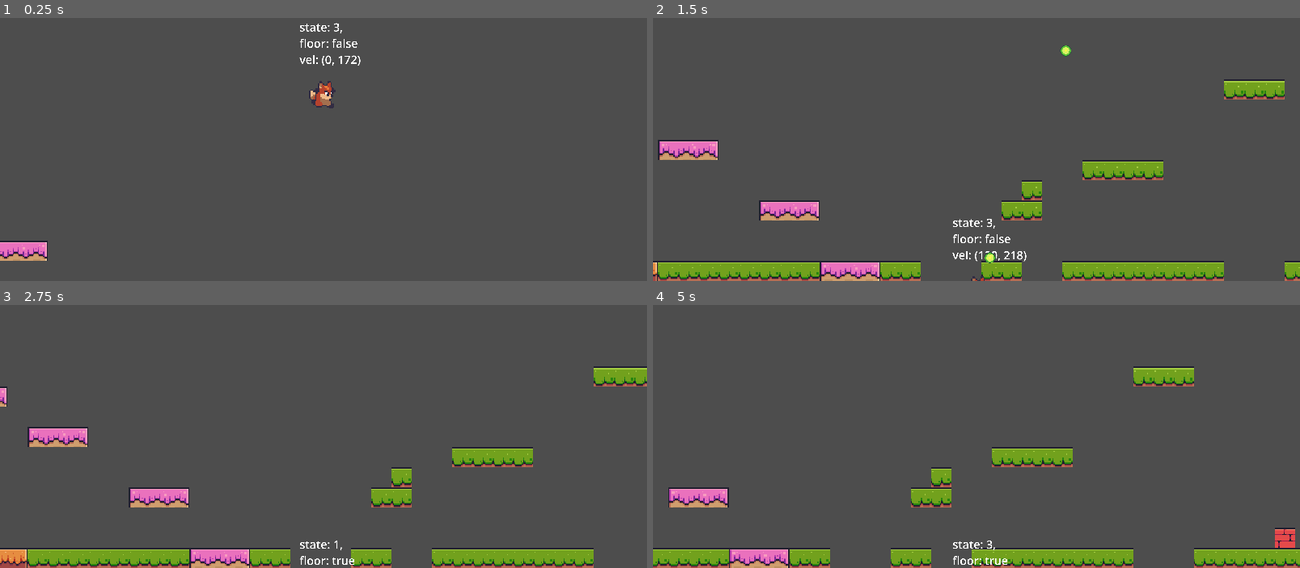
Above: before the commit, frames 1-4 (two rows, left to right).
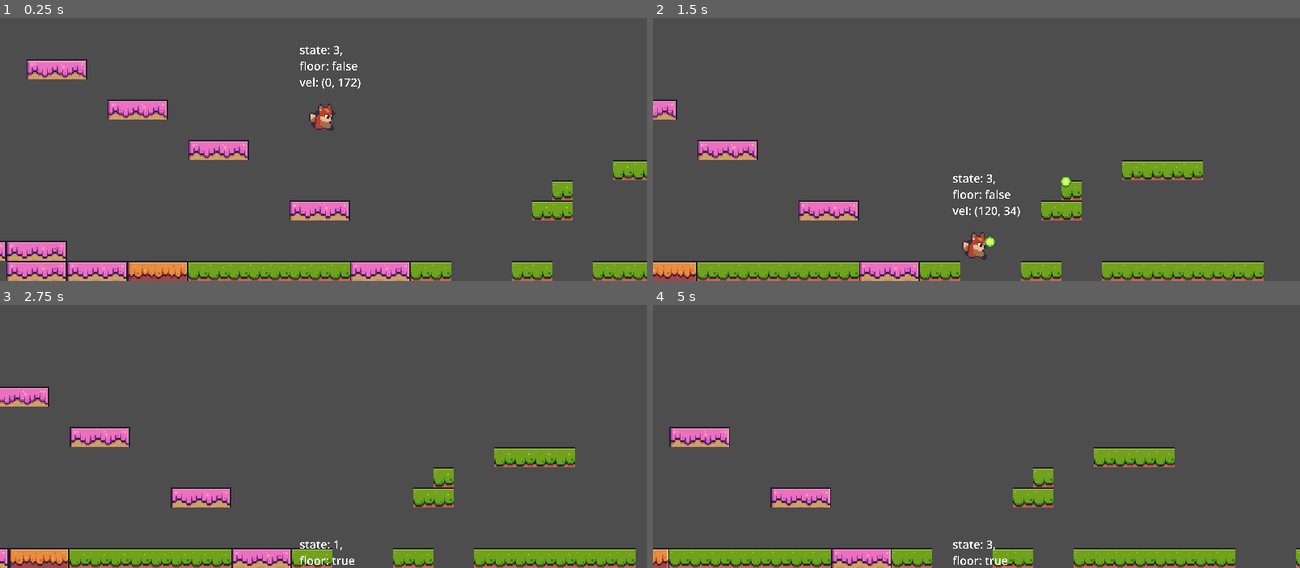
Above: after the commit, the same moments.

Repository: justknick/FoxyAntics
Game: Godot game, scene res://scenes/level_base/level_base.tscn
The game is run twice, just before and just after one commit, with the same random seed, the same clock (stepped at 60 frames per second) and the same inputs.
Inputs:
- Up to frame 1 (0.25 s): no input
- Up to frame 2 (1.5 s): hold D (right) from 0.53 s (still down); tap Ctrl (shoot) at 0.6, 1.35 s; tap Space (jump) at 0.77 s
- Up to frame 3 (2.75 s): tap Space (jump) at 1.52 s; release D (right) at 2.03 s; hold A (left) from 2.03 s (still down); tap Ctrl (shoot) at 2.1 s
- Up to frame 4 (5 s): release A (left) at 2.78 s; hold D (right) 2.78-4.28 s; tap Ctrl (shoot) at 2.85, 3.6, 4.35 s; tap Space (jump) at 3.02, 3.77, 4.52 s; hold A (left) from 4.28 s (still down)

The runs differ from the first frame. In frame 1, 12% of the frame differs, in the area x 0-100%, y 1-100%; in frame 2, 11%; in frame 3, 10%; in frame 4, 11%.

Commit message:
Section 141.15 - Enemy Base Scene // created enemy_base scene

Diff:
--- /dev/null
+++ b/scenes/enemy/enemy_base.gd
@@ -0,0 +1,33 @@
+extends CharacterBody2D
+
+class_name EnemyBase
+
+const OFF_SCREEN_REMOVE: float = 200.0
+
+var _player_ref: Player
+var _gravity: float = 800.0
+var _dying: bool = false
+
+
+func _ready() -> void:
+	_player_ref = get_tree().get_first_node_in_group(Constants.PLAYER_GROUP)
+
+
+func fallen_off() -> void:
+	if global_position.y >= OFF_SCREEN_REMOVE:
+		queue_free()
+
+
+func defeat() -> void:
+	if _dying == true:
+		return
+
+	#below also plays sounds and explosions
+	_dying = true
+	set_physics_process(false)
+	hide()
+	queue_free()
+
+
+func _on_hitbox_area_entered(area: Area2D) -> void:
+	defeat()
--- /dev/null
+++ b/scenes/enemy/enemy_base.tscn
@@ -0,0 +1,21 @@
+[gd_scene load_steps=2 format=3 uid="uid://cqtvgqts82kcg"]
+
+[ext_resource type="Script" path="res://scenes/enemy/enemy_base.gd" id="1_8kc2p"]
+
+[node name="EnemyBase" type="CharacterBody2D" groups=["Moveables"]]
+collision_layer = 0
+script = ExtResource("1_8kc2p")
+
+[node name="VisibleOnScreenNotifier2D" type="VisibleOnScreenNotifier2D" parent="."]
+
+[node name="AnimatedSprite2D" type="AnimatedSprite2D" parent="."]
+
+[node name="Hitbox" type="Area2D" parent="."]
+collision_layer = 0
+collision_mask = 0
+
+[node name="CollisionShape2D" type="CollisionShape2D" parent="Hitbox"]
+
+[node name="CollisionShape2D" type="CollisionShape2D" parent="."]
+
+[connection signal="area_entered" from="Hitbox" to="." method="_on_hitbox_area_entered"]
--- a/scenes/level_base/level_base.tscn
+++ b/scenes/level_base/level_base.tscn
@@ -225,10 +225,10 @@
 
 [node name="TileMapLayer" type="TileMapLayer" parent="TileMapLayers"]
 position = Vector2(0, -16)
-tile_map_data = PackedByteArray("AAAAAAAAAAAHAAAAAAABAAAAAAA …(3312 unchanged characters)… HAAAAAQAXAPv/AAAHAAAAAQAYAPv/AAAHAAAAAQAcAPf/AAAHAAAAAQAdAPf/AAAHAAAAAQAeAPf/AAAHAAAAAQA=")
+tile_map_data = PackedByteArray("AAAAAAAAAAAHAAAAAAABAAAAAAA …(3312 unchanged characters)… HAAAAAQAXAPv/AAAHAAAAAQAYAPv/AAAHAAAAAQA=")
 tile_set = SubResource("TileSet_l0hhy")
 
 [node name="Player" parent="." instance=ExtResource("2_hxsqf")]
-position = Vector2(138, -317)
+position = Vector2(107, -155)
 
 [node name="ObjectMaker" parent="." instance=ExtResource("6_woe1m")]
